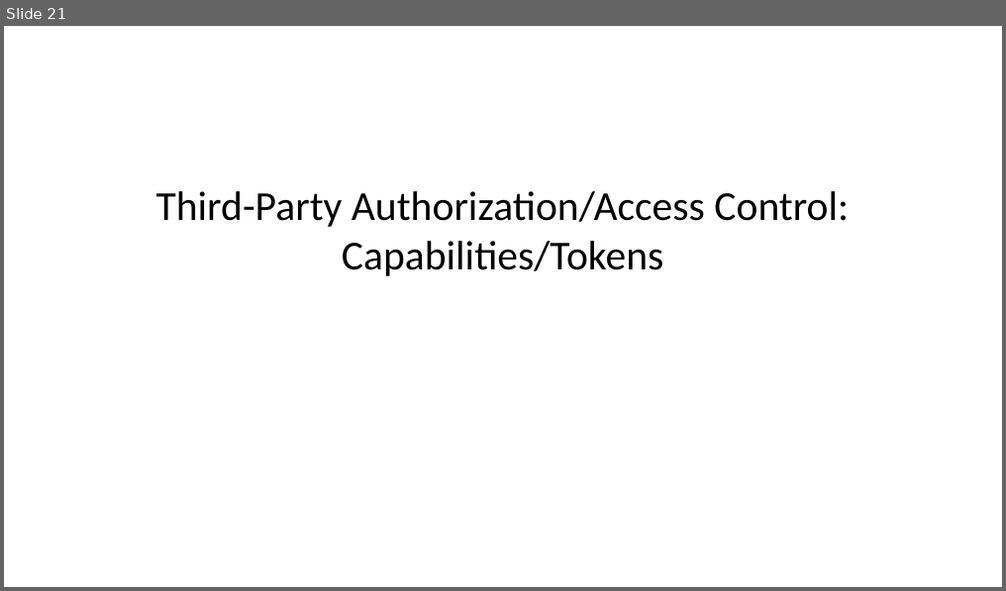
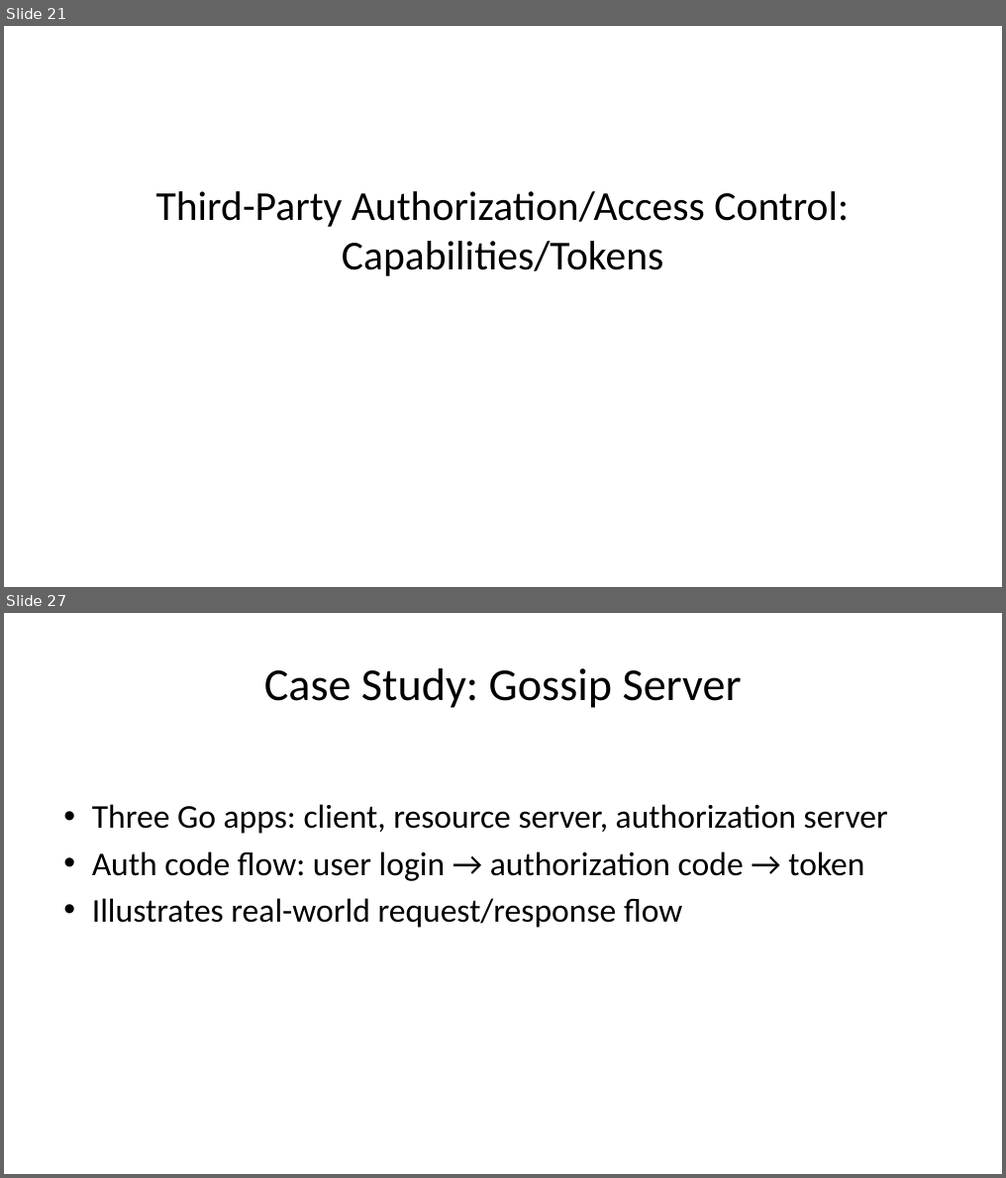
Before and after one commit to noise-lab/security-course, a slide deck: docs/slides/04-Authenticaation.pptx. Shown one above the other, each under a label of ours: slide 21 before the commit, slides 21 and 27 after it; the slides between them are not shown. The pictures are 1006x591 and 1006x1178 pixels, drawn with LibreOffice and Linux fonts; fonts in the diff are those of the drawing. Boxes give left, top, right and bottom in pixels: in the first picture for what was removed or moved away, otherwise in the second. Text is boxed around its words. In the diff, an @@ line names an element or a change of style, - is before the commit and + after.

```diff
--- a/docs/slides/04-Authenticaation.pptx
+++ b/docs/slides/04-Authenticaation.pptx
@@ slide 27 added at (x1=4, y1=613, x2=1002, y2=1174), background #FFFFFF @@
@@ title added at (x1=264, y1=668, x2=742, y2=708), 33 pt, text #000000 @@
+Case Study: Gossip Server
@@ text added at (x1=92, y1=804, x2=888, y2=928), 24 pt, text #000000 @@
+• Three Go apps: client, resource server, authorization server
+• Auth code flow: user login → authorization code → token
+• Illustrates real-world request/response flow
```
Also in this commit, not shown: 9 other slides added, 1 other file.
